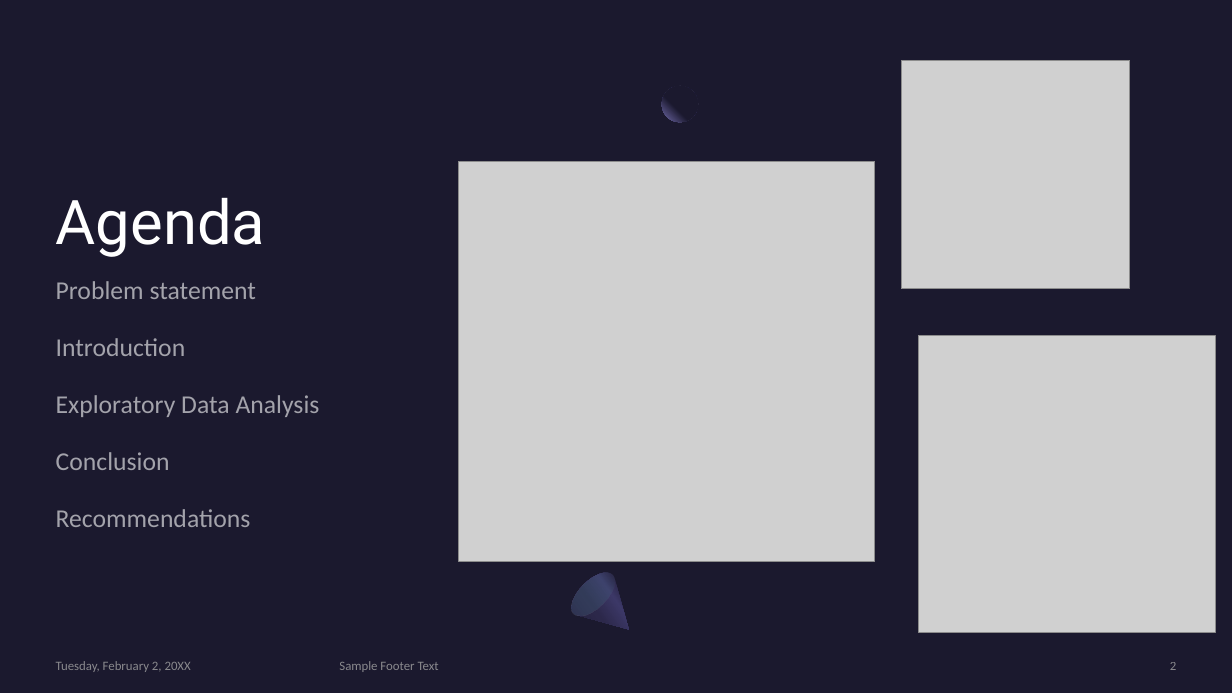
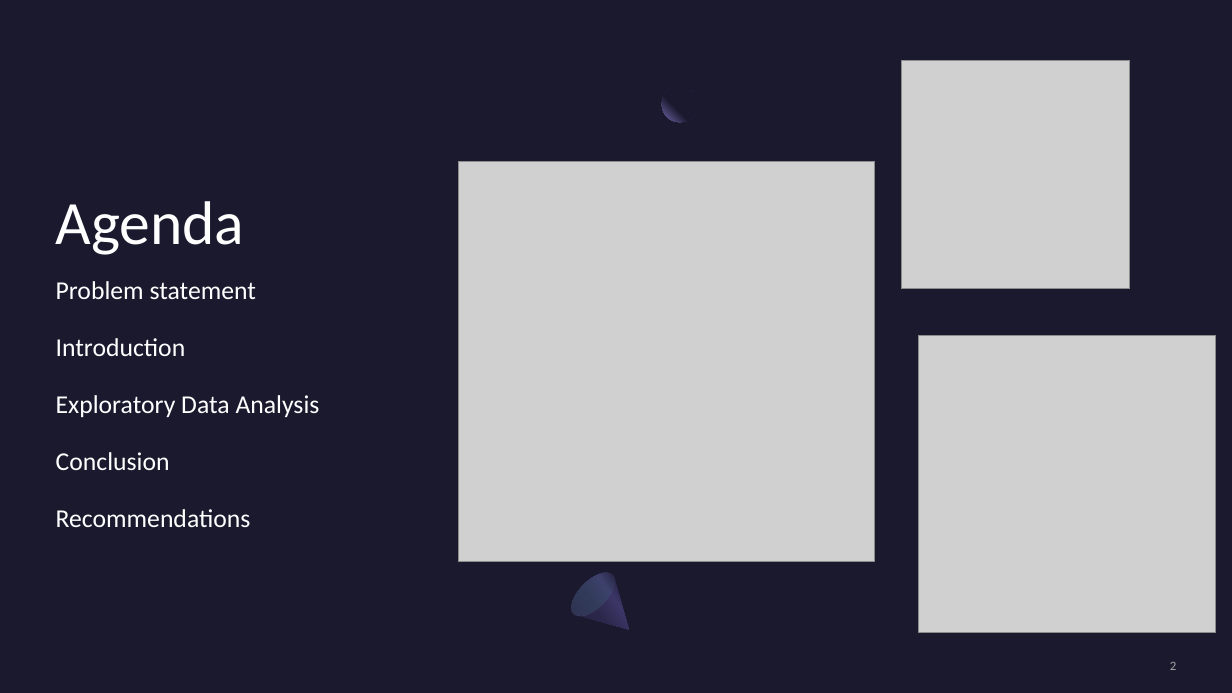
Before and after one commit to kwanda2426/kwanda_mlondi, a slide deck: slide 2 of STOCK MARKET INVESTMENT STRATEGY.pptx. Drawn at 1232x693 pixels with LibreOffice and Linux fonts; fonts in the diff are those of the drawing; grey boxes stand for pictures. Boxes give left, top, right and bottom in pixels: in the first picture for what was removed or moved away, otherwise in the second. Text is boxed around its words. In the diff, an @@ line names an element or a change of style, - is before the commit and + after.

```diff
--- a/STOCK MARKET INVESTMENT STRATEGY.pptx
+++ b/STOCK MARKET INVESTMENT STRATEGY.pptx
@@ title "Agenda" at bbox=[56, 201, 245, 255]: font Roboto to Calibri @@
@@ text "Problem statement" at bbox=[56, 281, 320, 527]: text colour #FFFFFF at 60% opacity to #FFFFFF; less space between paragraphs @@
@@ page number at bbox=[1170, 662, 1176, 670]: text colour #A6A6A6 at 80% opacity to #A5A5A5 @@
@@ text removed at bbox=[56, 661, 191, 672] @@
-Tuesday, February 2, 20XX
@@ text removed at bbox=[339, 661, 439, 672] @@
-Sample Footer Text
```
Also in this commit, not shown: 5 other slides changed, 13 slides added, 11 slides removed, 3 other files.
